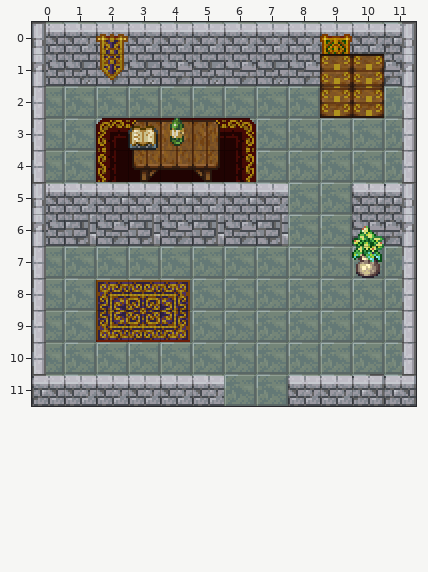
Level history. Tiled map: MicroAdventure/Resources/home.tmx. The first picture shows the starting point.
Cells are 16x16 px. Shown: x 0..11, y 0..11.
Once edited:
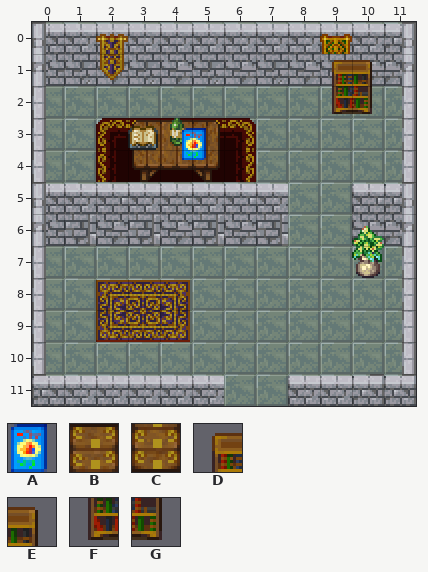
Key: from "rpg indoor tileset expansion 1": A 69, B 70, C 92, D 93, E 94, F 104, G 105.
_ is an empty cell.
Objects are placed by their top-left corner, in cells (3,4 is the top-left corner of cell 3,4); size is 1x1 cell unless given.
The commit says: Add: New cupboard/book shelf graphics Thanks to redshrike - obtained from opengameart.org
Change:
{"where": "layer \"Decoration\""}
{"y":1,"x":9,"old":"BB","new":"DE"}
{"y":2,"x":9,"old":"CC","new":"FG"}
{"where": "layer \"Cereal on the table\" (added)"}
{"now": "A at 4.6,3.3"}
{"label":"changed","picture_box":[320,54,384,118]}
{"label":"added","picture_box":[182,128,206,160]}
